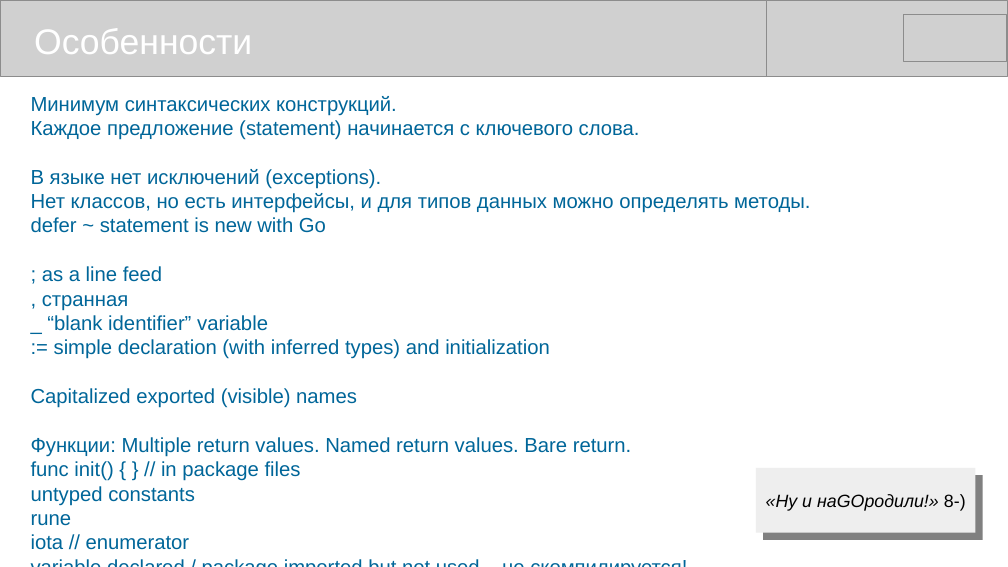
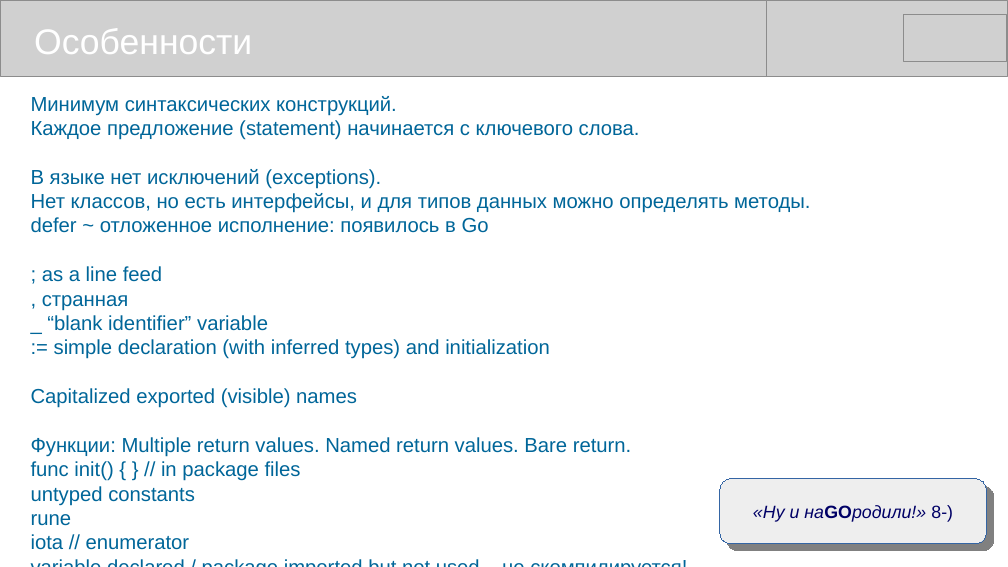
Before and after one commit to mike-shock/Go_language, a slide deck: slide 6 of Go_Intro.odp. Drawn at 1008x567 pixels with LibreOffice and Linux fonts; fonts in the diff are those of the drawing; grey boxes stand for pictures. Boxes give left, top, right and bottom in pixels: in the first picture for what was removed or moved away, otherwise in the second. Text is boxed around its words. In the diff, an @@ line names an element or a change of style, - is before the commit and + after.

```diff
--- a/Go_Intro.odp
+++ b/Go_Intro.odp
@@ text at box(31, 217, 489, 233): text changed @@
-defer ~ statement is new with Go
+defer ~ отложенное исполнение: появилось в Go
@@ rounded rectangle "«Ну и наGOродили!» 8-)": place and size @@
-rounded rectangle "«Ну и наGOродили!» 8-)" at box(756, 468, 976, 533)
+rounded rectangle "«Ну и наGOродили!» 8-)" at box(720, 479, 986, 544)
@@ rounded rectangle "«Ну и наGOродили!» 8-)" at box(720, 479, 986, 544): text colour #000000 to #000066; bold on, italic off in "наGOродили!»"; rectangle to rounded rectangle; outline none to #3465A4 0 pt @@
```
Also in this commit, not shown: 12 other slides changed.
